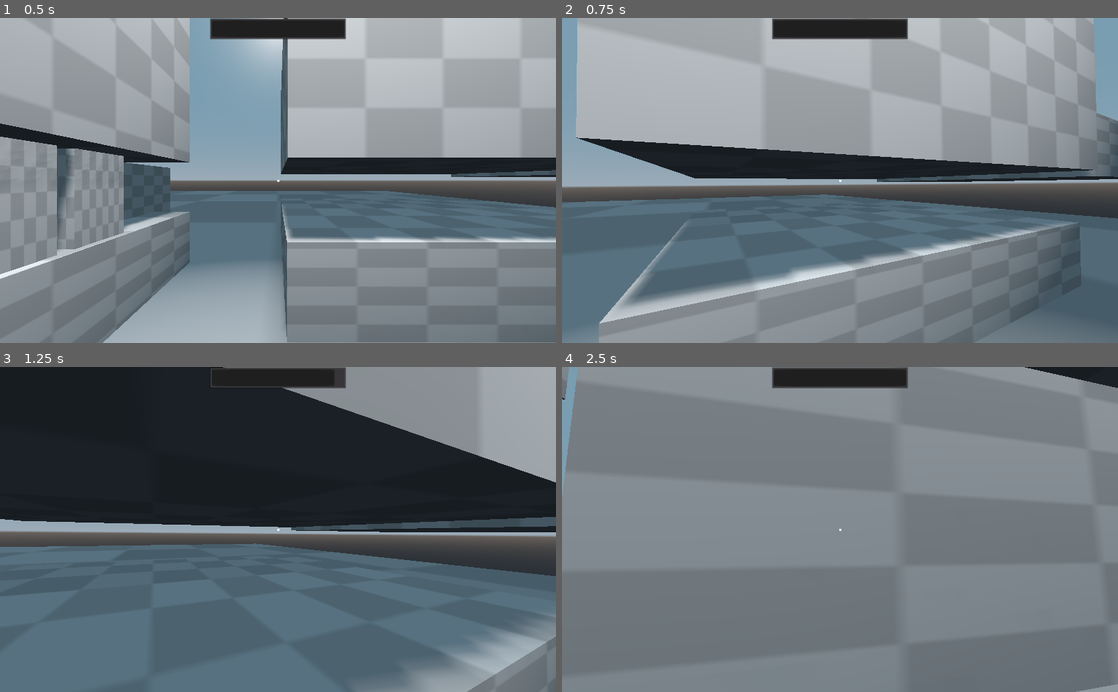
Above: before the commit, frames 1-4 (two rows, left to right).
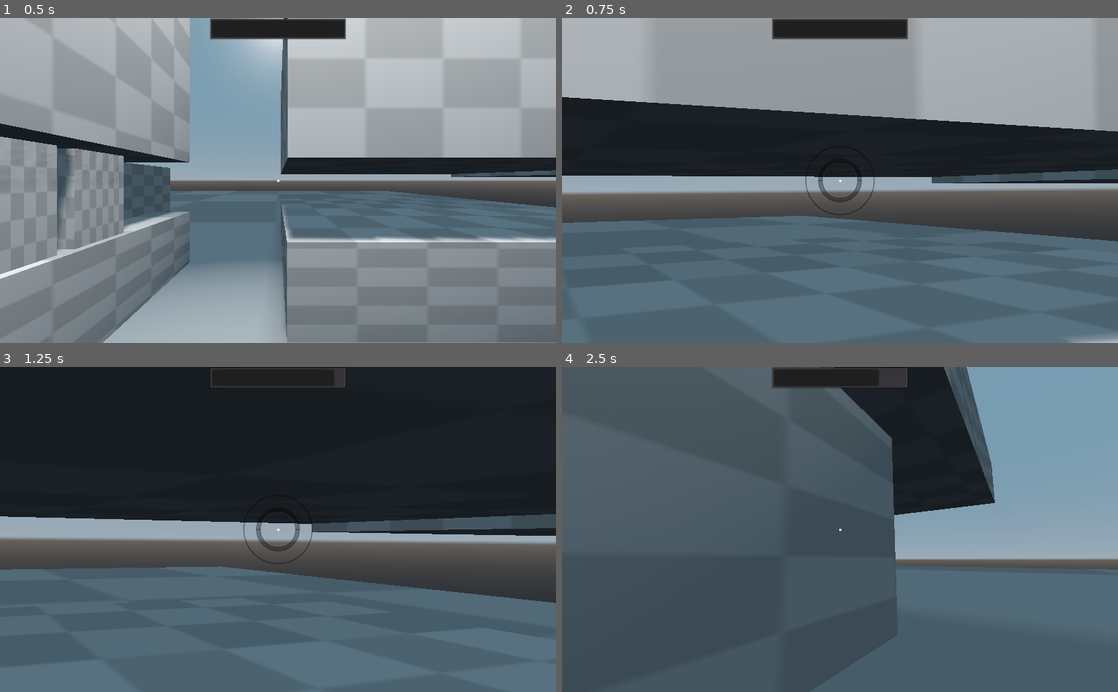
Above: after the commit, the same moments.

Repository: awnagel/Godot-Thief-Controller
Game: Godot game, scene res://scenes/Demo.tscn
The game is run twice, just before and just after one commit, with the same random seed, the same clock (stepped at 60 frames per second) and the same inputs. The project has no main scene, so this scene is started directly.
Inputs (mouse positions are in pixels of both pictures, inside the frame that each line leads up to):
- Up to frame 1 (0.5 s): no input
- Up to frame 2 (0.75 s): move the mouse to (867, 180) at 0.52 s; hold W (forward) from 0.53 s (still down); hold Z (zoom, bound only after the commit) from 0.53 s (still down)
- Up to frame 3 (1.25 s): keep holding W (forward); keep holding Z (zoom, bound only after the commit)
- Up to frame 4 (2.5 s): keep holding W (forward); move the mouse to (812, 529) at 1.27 s; release Z (zoom, bound only after the commit) at 1.28 s; tap Space (clamber) at 1.35 s; tap Z (zoom, bound only after the commit) at 1.55, 2.3 s; move the mouse to (851, 523) at 2.02 s; hold Ctrl (crouch) from 2.03 s (still down)

Frame 1 is identical in both runs. In frame 2, 52% of the frame differs, in the area x 0-100%, y 0-100%; in frame 3, 28%; in frame 4, 97%.

Commit message:
Added First Person Zoom.

Diff:
--- a/prefabs/Player.tscn
+++ b/prefabs/Player.tscn
@@ -1,10 +1,11 @@
-[gd_scene load_steps=7 format=2]
+[gd_scene load_steps=8 format=2]
 
 [ext_resource path="res://scripts/player/player.gd" type="Script" id=1]
 [ext_resource path="res://prefabs/LightDetector.tscn" type="PackedScene" id=2]
 [ext_resource path="res://scripts/player/player_audio.gd" type="Script" id=3]
 [ext_resource path="res://scripts/player/player_sound_emitter.gd" type="Script" id=4]
 [ext_resource path="res://scripts/player/player_camera.gd" type="Script" id=5]
+[ext_resource path="res://texture/crosshair_zoom.png" type="Texture" id=6]
 
 [sub_resource type="CapsuleShape" id=1]
 
@@ -56,6 +57,20 @@
 "_edit_use_anchors_": false
 }
 
+[node name="ZoomOverlay" type="TextureRect" parent="Camera/CanvasLayer"]
+anchor_left = 0.5
+anchor_top = 0.5
+anchor_right = 0.5
+anchor_bottom = 0.5
+margin_left = -64.0
+margin_top = -64.0
+margin_right = 64.0
+margin_bottom = 64.0
+texture = ExtResource( 6 )
+__meta__ = {
+"_edit_use_anchors_": false
+}
+
 [node name="FrobCast" type="RayCast" parent="Camera"]
 enabled = true
 cast_to = Vector3( 0, 0, -1 )
--- a/project.godot
+++ b/project.godot
@@ -110,6 +110,11 @@
 "events": [ Object(InputEventKey,"resource_local_to_scene":false,"resource_name":"","device":0,"alt":false,"shift":false,"control":false,"meta":false,"command":false,"pressed":false,"scancode":16777244,"unicode":0,"echo":false,"script":null)
  ]
 }
+zoom={
+"deadzone": 0.5,
+"events": [ Object(InputEventKey,"resource_local_to_scene":false,"resource_name":"","device":0,"alt":false,"shift":false,"control":false,"meta":false,"command":false,"pressed":false,"scancode":90,"unicode":0,"echo":false,"script":null)
+ ]
+}
 
 [rendering]
 
--- a/scenes/Worldspawn.tscn
+++ b/scenes/Worldspawn.tscn
@@ -1,13 +1,12 @@
 [gd_scene load_steps=5 format=2]
 
 [ext_resource path="res://texture/checkerboard.png" type="Texture" id=1]
-
 
 [sub_resource type="BoxShape" id=1]
 
 [sub_resource type="CubeMesh" id=2]
 
-[sub_resource type="SpatialMaterial" id=3]
+[sub_resource type="SpatialMaterial" id=5]
 albedo_texture = ExtResource( 1 )
 
 [node name="Worldspawn" type="KinematicBody"]
--- a/scripts/player/player.gd
+++ b/scripts/player/player.gd
@@ -8,7 +8,7 @@
 	STATE_CLAMBERING_RISE,
 	STATE_CLAMBERING_LEDGE,
 	STATE_CLAMBERING_VENT,
-	STATE_NOCLIP
+	STATE_NOCLIP,
 }
 
 # Add texture and the path of the folder with the corresponding sound files
@@ -80,12 +80,19 @@
 	if lock_mouse:
 		Input.set_mouse_mode(Input.MOUSE_MODE_CAPTURED)
 
+
 func _input(event) -> void:
 	if event is InputEventMouseMotion:
-		rotation_degrees.y -= event.relative.x * mouse_sens
-		_camera.rotation_degrees.x -= event.relative.y * mouse_sens
+		var m = 1.0
+
+		if _camera.state == _camera.CameraState.STATE_ZOOM:
+			m = _camera.zoom_camera_sens_mod
+
+		rotation_degrees.y -= event.relative.x * mouse_sens * m
+		_camera.rotation_degrees.x -= event.relative.y * mouse_sens * m
 		_camera.rotation_degrees.x = clamp(_camera.rotation_degrees.x, -90, 90)
 		_camera._camera_rotation_reset = _camera.rotation_degrees
+
 
 func _physics_process(delta) -> void:
 	_camera_pos_normal = global_transform.origin + Vector3.UP * _bob_reset
@@ -110,6 +117,11 @@
 			if Input.is_action_just_pressed("noclip"):
 				state = State.STATE_NOCLIP
 				return
+
+			if Input.is_action_pressed("zoom"):
+				_camera.state = _camera.CameraState.STATE_ZOOM
+			else:
+				_camera.state = _camera.CameraState.STATE_NORMAL
 
 			_walk(delta)
 
@@ -176,6 +188,10 @@
 
 		if mesh.get_surface_material(0) != null:
 				var tex = mesh.get_surface_material(0).albedo_texture
+
+				if !tex:
+					return {}
+
 				var path = tex.resource_path.split("/")
 				var n = path[path.size() - 1].split(".")[0]
 				if TEXTURE_SOUND_LIB.has(n):
--- a/scripts/player/player_camera.gd
+++ b/scripts/player/player_camera.gd
@@ -1,15 +1,27 @@
 class_name ShakeCamera
 extends Camera
+
+enum CameraState {
+	STATE_NORMAL,
+	STATE_ZOOM
+}
 
 export var maxYaw : float = 25.0
 export var maxPitch : float = 25.0
 export var maxRoll : float = 25.0
 export var shakeReduction : float = 1.0
 
+export(int, 1, 179) var normal_fov : int = 70
+export(int, 1, 179) var zoom_fov : int = 30
+export(float, 0.1, 1.0, 0.05) var zoom_camera_sens_mod = 0.25
+
 var stress : float = 0.0
 var shake : float = 0.0
+var state = CameraState.STATE_NORMAL
 
 var _camera_rotation_reset : Vector3 = Vector3()
+
+onready var zoom_overlay : TextureRect = $CanvasLayer/ZoomOverlay
 
 # TODO: Add in some sort of rotation reset.
 func _process(_delta):
@@ -20,15 +32,24 @@
 
 
 func _processshake(angle_center : Vector3, delta : float) -> Vector3:
+	var mod = 1.0
+	if state == CameraState.STATE_ZOOM:
+		mod = zoom_camera_sens_mod
+		fov = lerp(fov, zoom_fov, 0.25)
+		zoom_overlay.visible = true
+	else:
+		fov = lerp(fov, normal_fov, 0.1)
+		zoom_overlay.visible = false
+
 	shake = stress * stress
 
 	stress -= (shakeReduction / 100.0)
 	stress = clamp(stress, 0.0, 1.0)
 
 	var newRotate = Vector3()
-	newRotate.x = maxYaw * shake * _get_noise(randi(), delta)
-	newRotate.y = maxPitch * shake * _get_noise(randi(), delta + 1.0)
-	newRotate.z = maxRoll * shake * _get_noise(randi(), delta + 2.0)
+	newRotate.x = maxYaw * mod * shake * _get_noise(randi(), delta)
+	newRotate.y = maxPitch * mod  * shake * _get_noise(randi(), delta + 1.0)
+	newRotate.z = maxRoll * mod * shake * _get_noise(randi(), delta + 2.0)
 
 	return angle_center + newRotate
 
Not shown: 1 places in scenes/Worldspawn.tscn that only renumber resources
Binary file added: texture/crosshair_zoom.png
